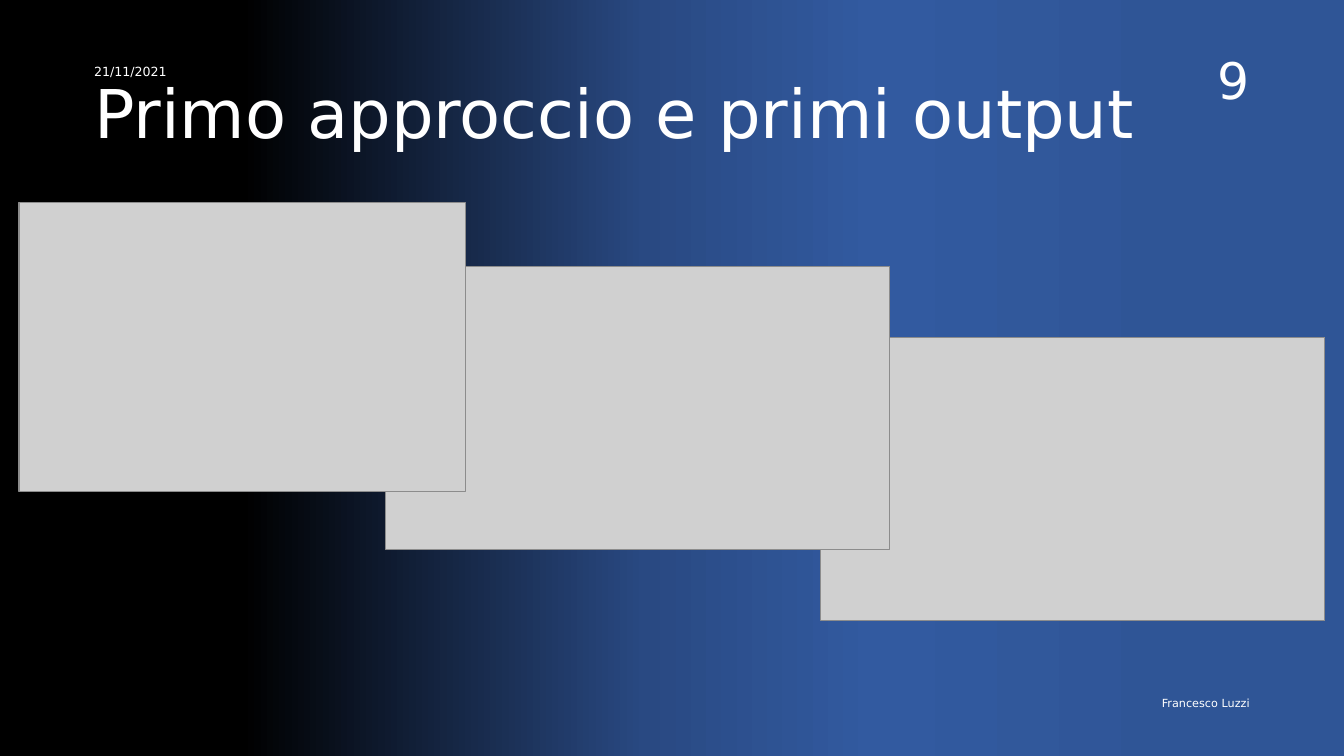
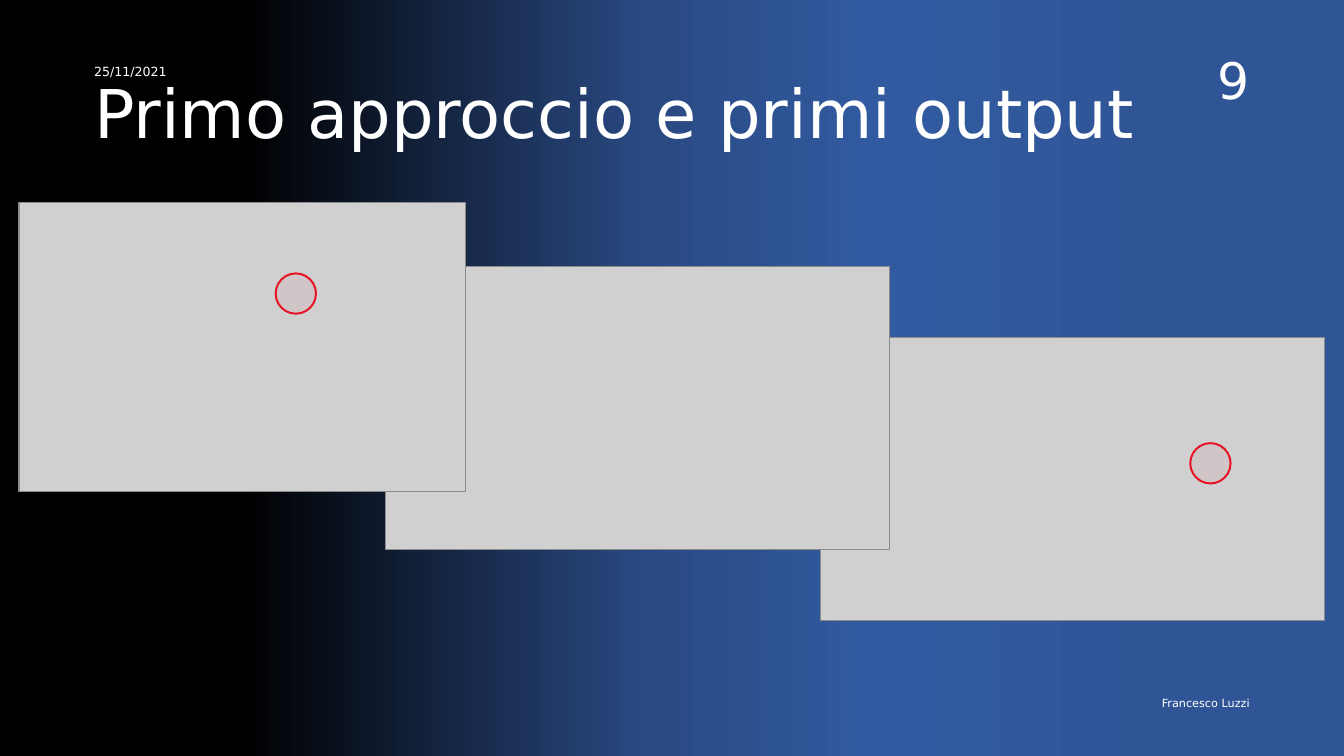
Before and after one commit to FrancescoLuzzi/Tesi, a slide deck: slide 9 of Presentazione.pptx. Drawn at 1344x756 pixels with LibreOffice and Linux fonts; fonts in the diff are those of the drawing; grey boxes stand for pictures. Boxes give left, top, right and bottom in pixels: in the first picture for what was removed or moved away, otherwise in the second. Text is boxed around its words. In the diff, an @@ line names an element or a change of style, - is before the commit and + after.

```diff
--- a/Presentazione.pptx
+++ b/Presentazione.pptx
@@ text at [94, 66, 167, 78]: text changed @@
-21/11/2021
+25/11/2021
@@ ellipse added at [276, 273, 317, 314], fill #E71224 at 5% opacity, outline #E71224 1.42 pt @@
@@ ellipse added at [1191, 444, 1231, 484], fill #E71224 at 5% opacity, outline #E71224 1.42 pt @@
```
Also in this commit, not shown: 12 other slides changed.
